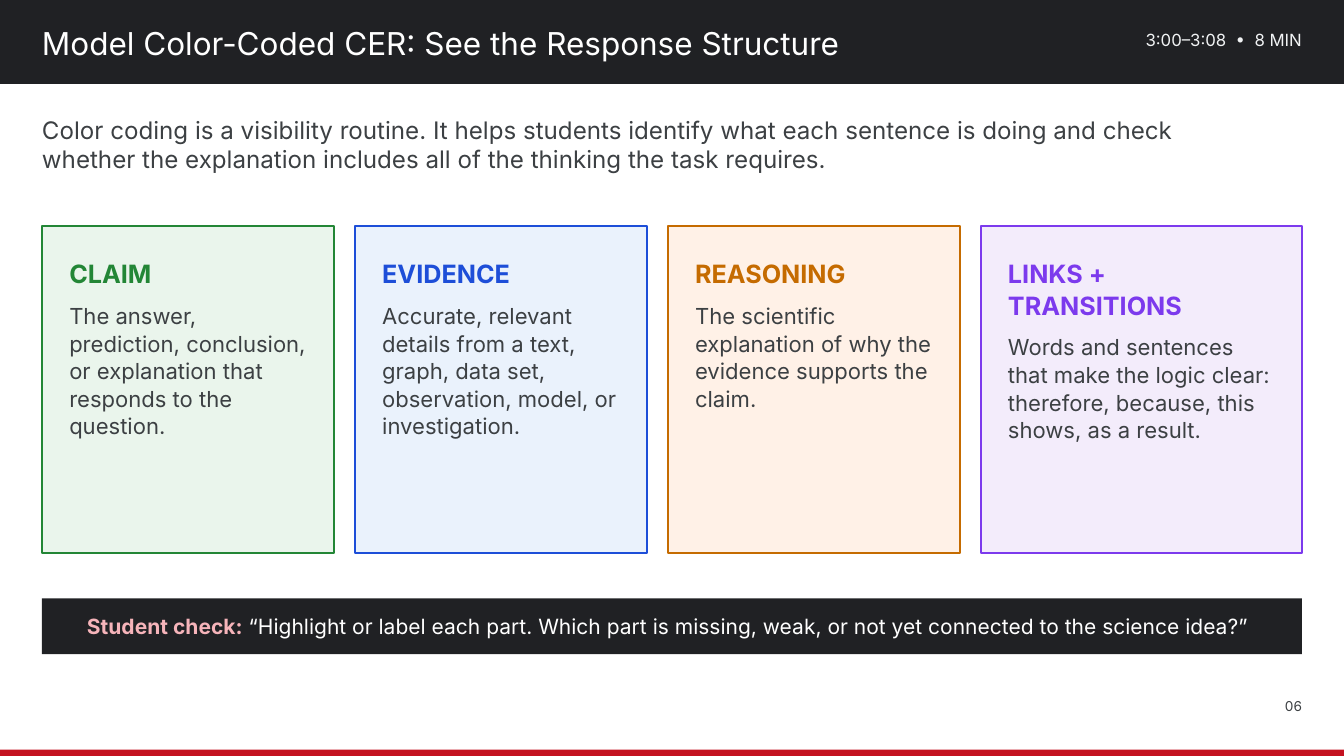
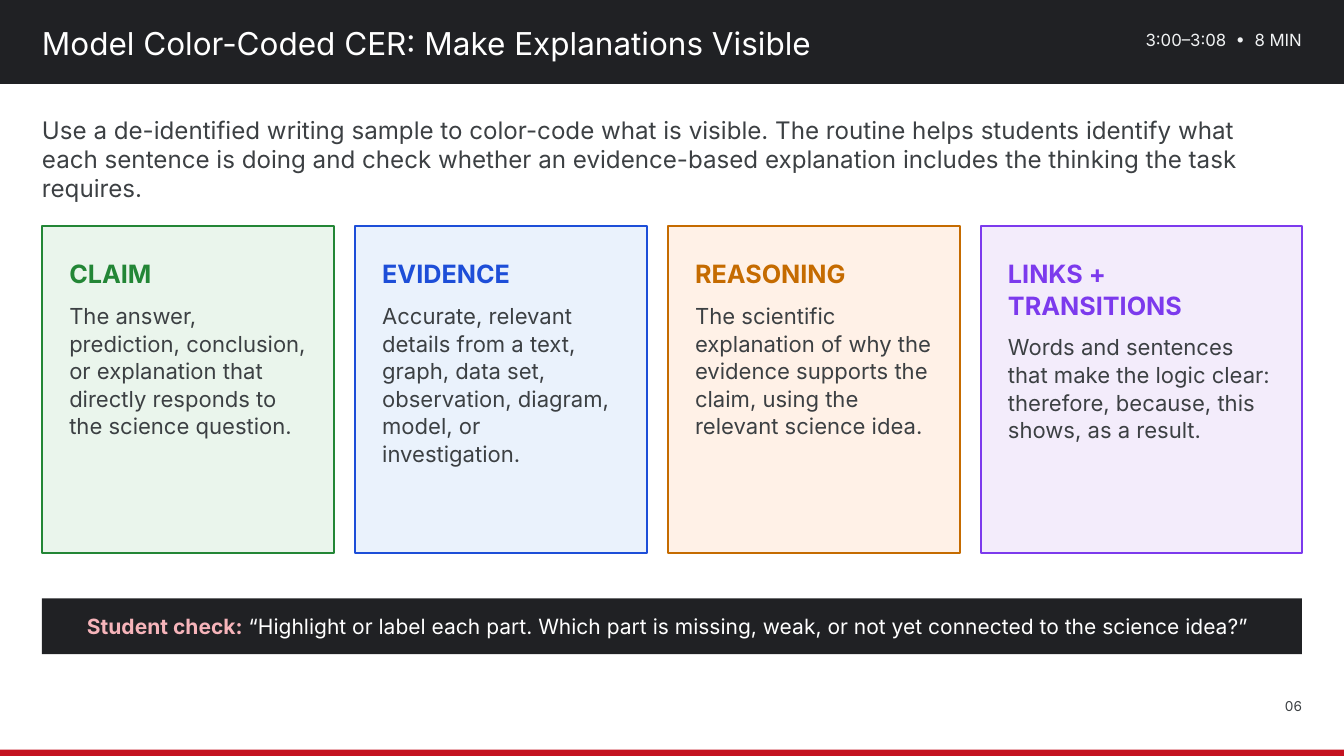
Before and after one commit to nbhs-science/nbhs-science, a slide deck: slide 6 of assets/plc/2026-10-28_Science_Department_PD_Strengthening_Science_Literacy.pptx. Drawn at 1344x756 pixels with LibreOffice and Linux fonts; fonts in the diff are those of the drawing. Boxes give left, top, right and bottom in pixels: in the first picture for what was removed or moved away, otherwise in the second. Text is boxed around its words. In the diff, an @@ line names an element or a change of style, - is before the commit and + after.

Commit message:
Finalize Oct. 28 Science Literacy PD materials
Update the all-science-course PD deck and one-page agenda; add the LIT-aligned reflection and next-steps sheet in printable and editable formats; include CUBS, color-coded CER, de-identified writing-sample analysis, and teacher strategy sharing.

```diff
--- a/assets/plc/2026-10-28_Science_Department_PD_Strengthening_Science_Literacy.pptx
+++ b/assets/plc/2026-10-28_Science_Department_PD_Strengthening_Science_Literacy.pptx
@@ text at (42,31,811,62): text changed @@
-Model Color-Coded CER: See the Response Structure
+Model Color-Coded CER: Make Explanations Visible
@@ text at (42,120,1237,173): text changed @@
-Color coding is a visibility routine. It helps students identify what each sentence is doing and check whether the explanation includes all of the thinking the task requires.
+Use a de-identified writing sample to color-code what is visible. The routine helps students identify what each sentence is doing and check whether an evidence-based explanation includes the thinking the task requires.
@@ text at (69,308,305,439): text changed @@
-The answer, prediction, conclusion, or explanation that responds to the question.
+The answer, prediction, conclusion, or explanation that directly responds to the science question.
@@ text at (382,308,609,467): text changed @@
-Accurate, relevant details from a text, graph, data set, observation, model, or investigation.
+Accurate, relevant details from a text, graph, data set, observation, diagram, model, or investigation.
@@ text at (695,307,931,435): text changed @@
-The scientific explanation of why the evidence supports the claim.
+The scientific explanation of why the evidence supports the claim, using the relevant science idea.
```
Also in this commit, not shown: 8 other slides changed, 3 other files.
